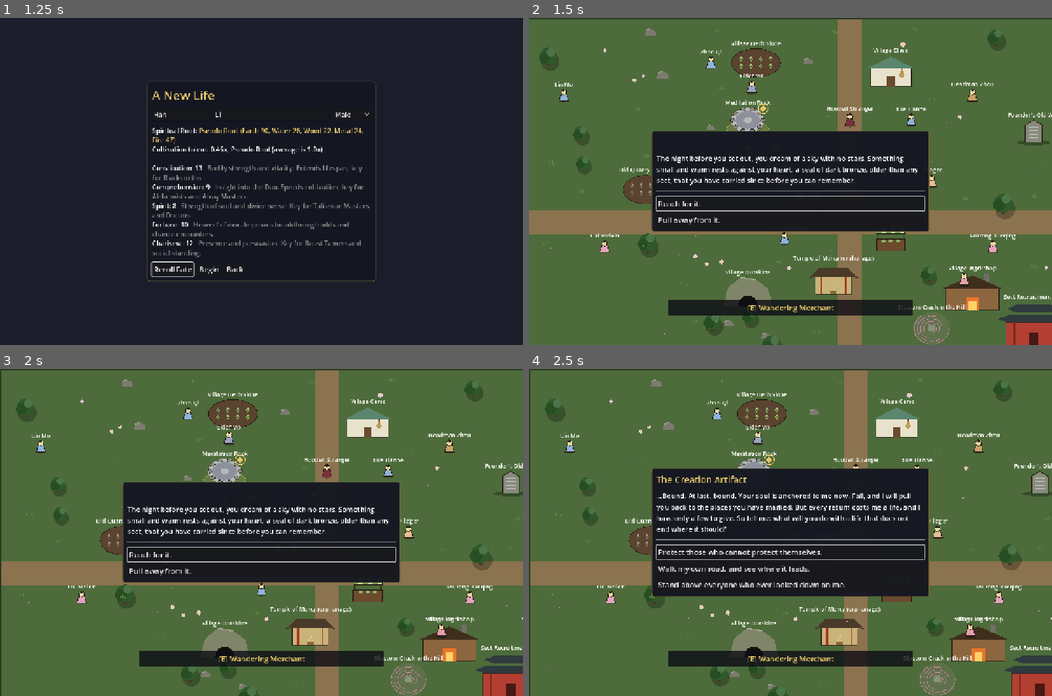
Above: before the commit, frames 1-4 (two rows, left to right).
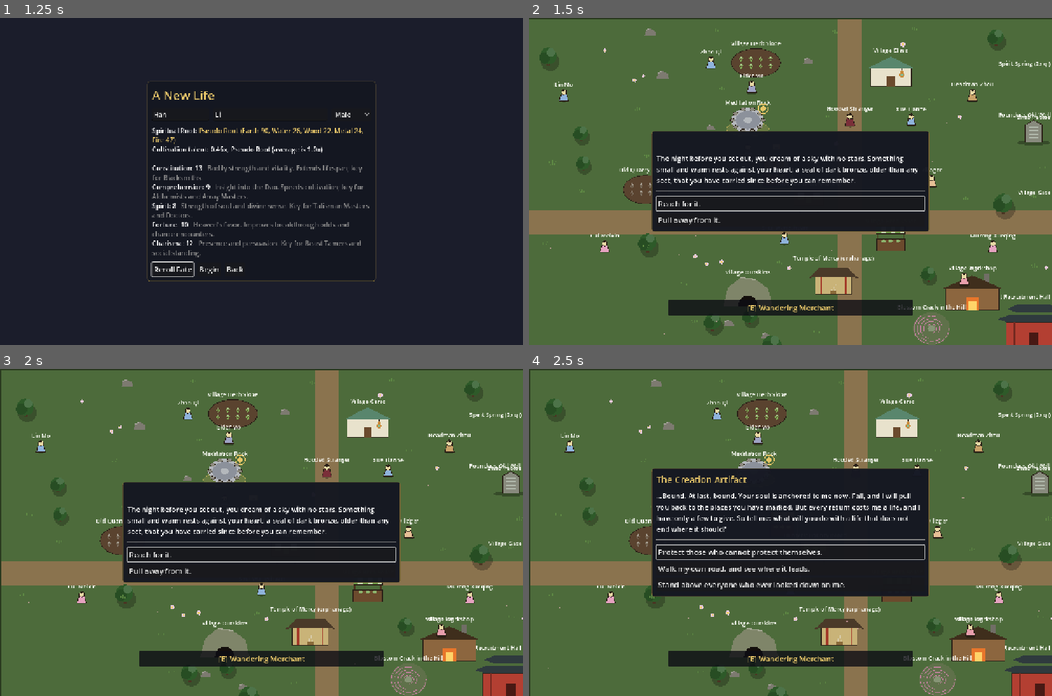
Above: after the commit, the same moments.

Repository: samridghimire/cultivation-game
Game: Godot game, scene res://src/ui/main_menu.tscn
Two runs of this game, one before a commit and one after it. Both use one fixed random seed, a clock stepped at 60 frames per second and the inputs below.
Inputs:
- Up to frame 1 (1.25 s): click "New Game" at 0.5 s
- Up to frame 2 (1.5 s): click "Begin" at 1.25 s
- Up to frame 3 (2 s): no input
- Up to frame 4 (2.5 s): click "Reach for it." at 2 s

Frame 1 is identical in both runs. In frame 2, 0.3% of the frame differs, in the area x 89-100%, y 13-86%; in frame 3, 0.3%; in frame 4, 0.3%.

Commit message:
[WU-269] World labels stay inside the screen
Labels are clamped to the visible canvas rect and redrawn when the camera moves near an edge.
Screenshots not re-run (headless).

Follow-ups: re-run screenshot_first_hour.gd at 1280x800/720 and open hud_arrival.

Co-Authored-By: Claude Sonnet 5.5 <noreply@anthropic.com>
Claude-Session: https://claude.ai/code/session_016V81ReKDF3pmFyeH9gyUzZ

Diff:
--- a/src/world/interactables/interactable.gd
+++ b/src/world/interactables/interactable.gd
@@ -153,6 +153,35 @@
 			node.label_offset.x += under
 
 
+## Left edge for a label of `width` so it stays inside [view_left, view_right] (WU-269).
+static func clamp_label_left(left: float, width: float, view_left: float, view_right: float, margin: float = 4.0) -> float:
+	var lo := view_left + margin
+	var hi := view_right - margin - width
+	if hi < lo:
+		return lo
+	return clampf(left, lo, hi)
+
+
+## The visible area in this node's local coordinates.
+func _view_rect_local() -> Rect2:
+	var to_local := get_global_transform().affine_inverse() * get_canvas_transform().affine_inverse()
+	return to_local * get_viewport_rect()
+
+
+## Called by the world when the camera moved: redraws the label if it is near a screen edge (WU-269).
+func camera_moved() -> void:
+	if _label_near_edge():
+		queue_redraw()
+
+
+## True when the label is within one label width of a screen edge (cheap redraw test).
+func _label_near_edge() -> bool:
+	var font := ThemeDB.fallback_font
+	var w := font.get_string_size(label_text(), HORIZONTAL_ALIGNMENT_LEFT, -1, LABEL_FONT_SIZE).x
+	var view := _view_rect_local()
+	return label_offset.x - w / 2.0 < view.position.x + w or label_offset.x + w / 2.0 > view.end.x - w
+
+
 ## Whether the place's art shows its live state (e.g. an open secret realm).
 func art_active() -> bool:
 	return false
@@ -171,7 +200,11 @@
 		var font := ThemeDB.fallback_font
 		var text := label_text()
 		var text_width := font.get_string_size(text, HORIZONTAL_ALIGNMENT_LEFT, -1, LABEL_FONT_SIZE).x
-		draw_string(font, Vector2(-text_width / 2.0, -size.y / 2.0 - 8.0) + label_offset, text, HORIZONTAL_ALIGNMENT_LEFT, -1, LABEL_FONT_SIZE, label_color())
+		var left := -text_width / 2.0 + label_offset.x
+		if is_inside_tree():
+			var view := _view_rect_local()
+			left = clamp_label_left(left, text_width, view.position.x, view.end.x)
+		draw_string(font, Vector2(left, -size.y / 2.0 - 8.0 + label_offset.y), text, HORIZONTAL_ALIGNMENT_LEFT, -1, LABEL_FONT_SIZE, label_color())
 	if anchor_id != "":
 		_draw_anchor_marker()
 
--- a/src/world/world.gd
+++ b/src/world/world.gd
@@ -30,6 +30,8 @@
 const GENDER_COLORS := {"male": Color("8fb3e0"), "female": Color("e6a3c4")}
 
 var map_size := Vector2(1600, 1000)
+## Canvas origin last seen by _process (WU-269).
+var _last_canvas_origin := Vector2.INF
 var _region: Dictionary = {}
 ## Scenery.place() output, drawn under everything else.
 var _decor: Array[Dictionary] = []
@@ -308,6 +310,17 @@
 		move_child(node, player.get_index())
 
 
+## Labels stay on screen as the camera moves (WU-269).
+func _process(_delta: float) -> void:
+	var origin := get_canvas_transform().origin
+	if origin == _last_canvas_origin:
+		return
+	_last_canvas_origin = origin
+	for node in get_children():
+		if node is Interactable:
+			(node as Interactable).camera_moved()
+
+
 func _limit_camera() -> void:
 	var camera := player.get_node_or_null("Camera2D") as Camera2D
 	if camera == null:
--- /dev/null
+++ b/tests/unit/test_label_clamp.gd
@@ -0,0 +1,19 @@
+extends TestCase
+## WU-269: world labels are shifted to stay inside the visible screen.
+
+
+func test_inside_is_unchanged() -> void:
+	assert_eq(Interactable.clamp_label_left(100.0, 80.0, 0.0, 1280.0), 100.0)
+
+
+func test_past_the_right_ends_at_the_margin() -> void:
+	var left := Interactable.clamp_label_left(1250.0, 80.0, 0.0, 1280.0)
+	assert_eq(left + 80.0, 1276.0)
+
+
+func test_past_the_left_starts_at_the_margin() -> void:
+	assert_eq(Interactable.clamp_label_left(-30.0, 80.0, 0.0, 1280.0), 4.0)
+
+
+func test_too_wide_starts_at_the_left_margin() -> void:
+	assert_eq(Interactable.clamp_label_left(10.0, 2000.0, 0.0, 1280.0), 4.0)
Not shown, added: tests/unit/test_label_clamp.gd.uid
Not shown, changed: docs/HANDOFF.md
